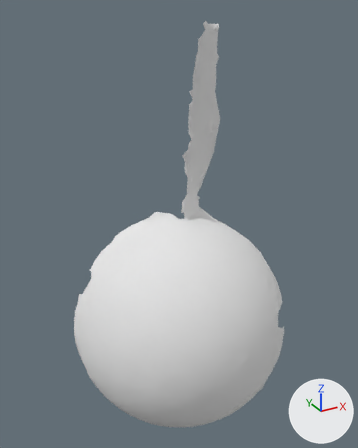
Before and after pictures for a commit that changed the OBJ model res/pendulum_horizontal/Pendulum_horizontal.000101.obj.
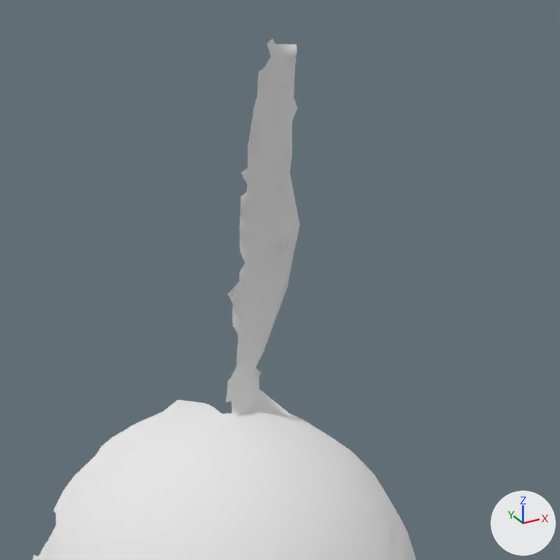
Each version appears first whole from a 50 mm camera at (-160.0, -302.0, 375.0) aimed at (113.0, 196.0, 127.0), and next in a close-up on the part from 17% to 100% of the width and 0% to 66% of the height. The axes (+X, +Y, +Z) are drawn at lower right. The lights are the same throughout. Where no turn or scale is listed for an object, it has been applied to the vertices.

Objects in the first close-up: 'Pendulum_horizontal.000101'.
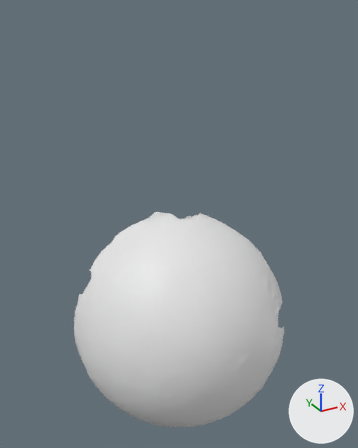
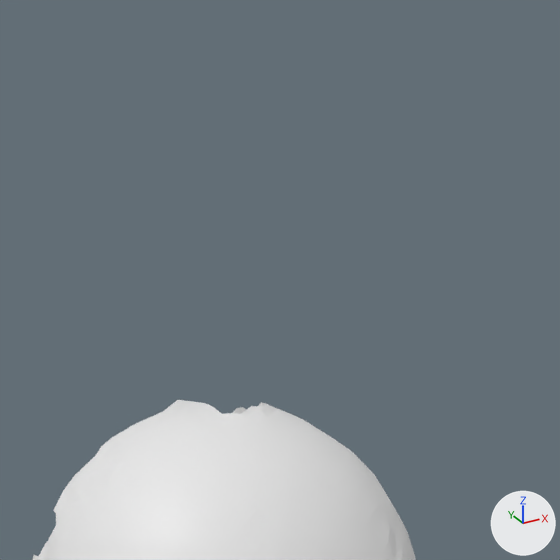
Edits to the bpy script that builds the scene:
```text
Change me_pendulum_horizontal_000101:
    used by ob_pendulum_horizontal_000101; location = (0.0, 0.0, 0.0)
    remove me_pendulum_horizontal_000101.from_pydata(...)  # 5344 vertices, 10536 faces; spans x -20.0..232.0, y 73.0..289.0, z -182.0..361.0
    remove me_pendulum_horizontal_000101.materials.append(mat_pendulum_horizontal_000101)  # white #e7e7e7
    add me_pendulum_horizontal_000101.from_pydata(...)  # 4906 vertices, 9716 faces; spans x -20.0..232.0, y 73.0..289.0, z -182.0..125.0
    me_pendulum_horizontal_000101 part 1: 438 vertices removed from x 124.0..188.0, y 198.0..235.0, z 125.0..361.0
```

Changed parts and their boxes (x1, y1, x2, y2) in the close-ups (560 x 560 px):
'Pendulum_horizontal.000101', reshaped: before (33, 39, 416, 560); after (33, 400, 416, 560)
part 1 of me_pendulum_horizontal_000101, deleted: before (226, 39, 300, 412)
